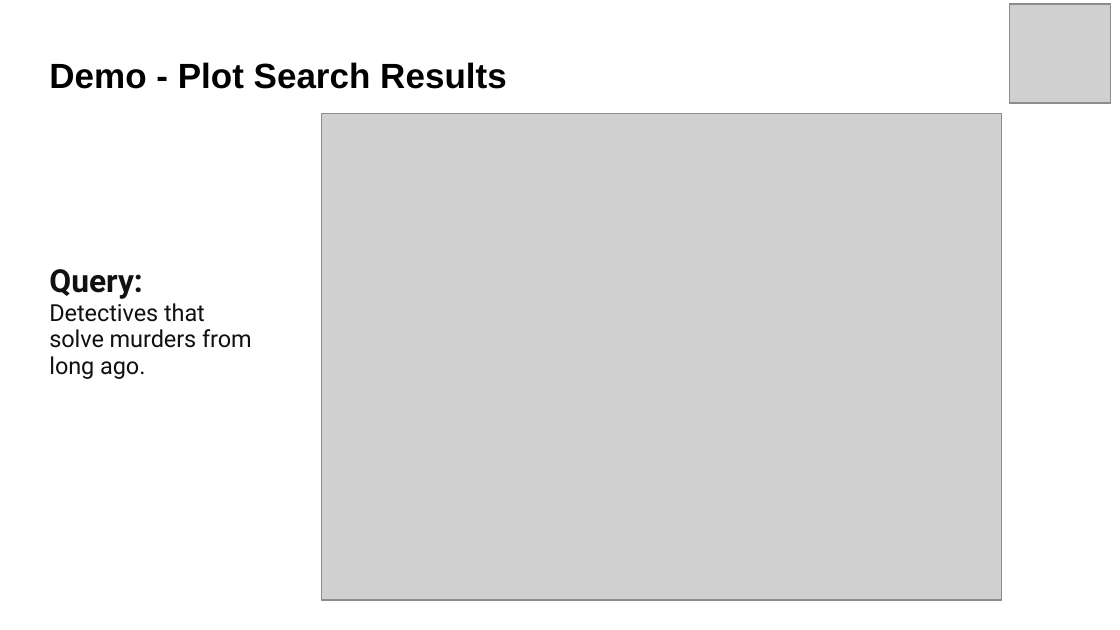
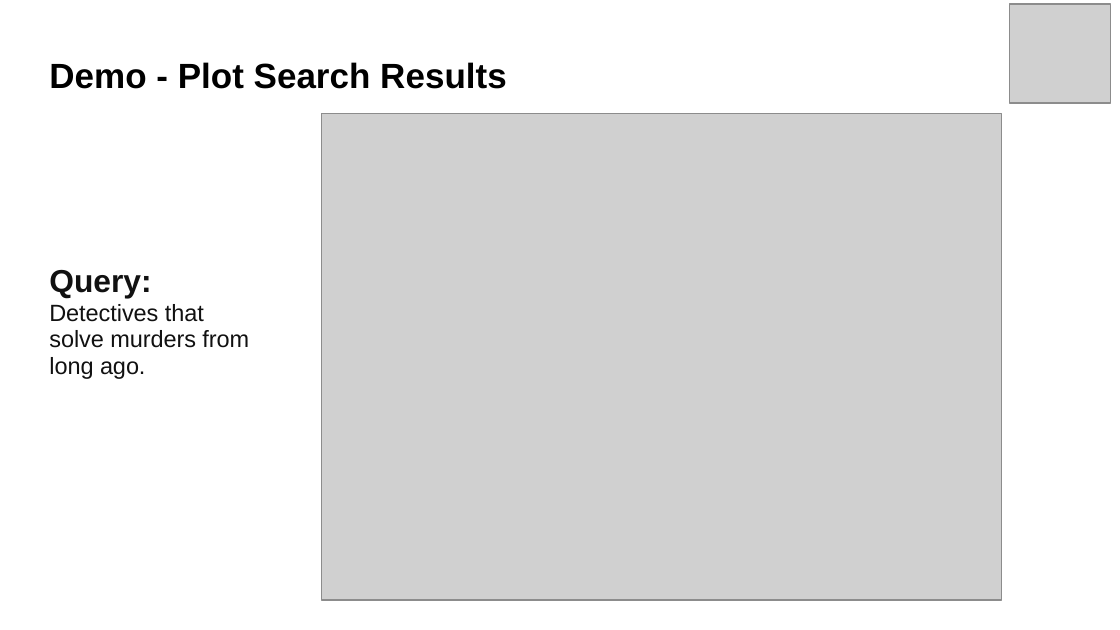
Before and after one commit to jacobp24/bookworm_rec, a slide deck: slide 9 of docs/Final_Pres_Bookworm.pptx. Drawn at 1120x630 pixels with LibreOffice and Linux fonts; fonts in the diff are those of the drawing; grey boxes stand for pictures. Boxes give left, top, right and bottom in pixels: in the first picture for what was removed or moved away, otherwise in the second. Text is boxed around its words. In the diff, an @@ line names an element or a change of style, - is before the commit and + after.

```diff
--- a/docs/Final_Pres_Bookworm.pptx
+++ b/docs/Final_Pres_Bookworm.pptx
@@ text "Query:" at [49, 270, 249, 379]: font Roboto to Arial @@
```
Also in this commit, not shown: 7 other slides changed.
